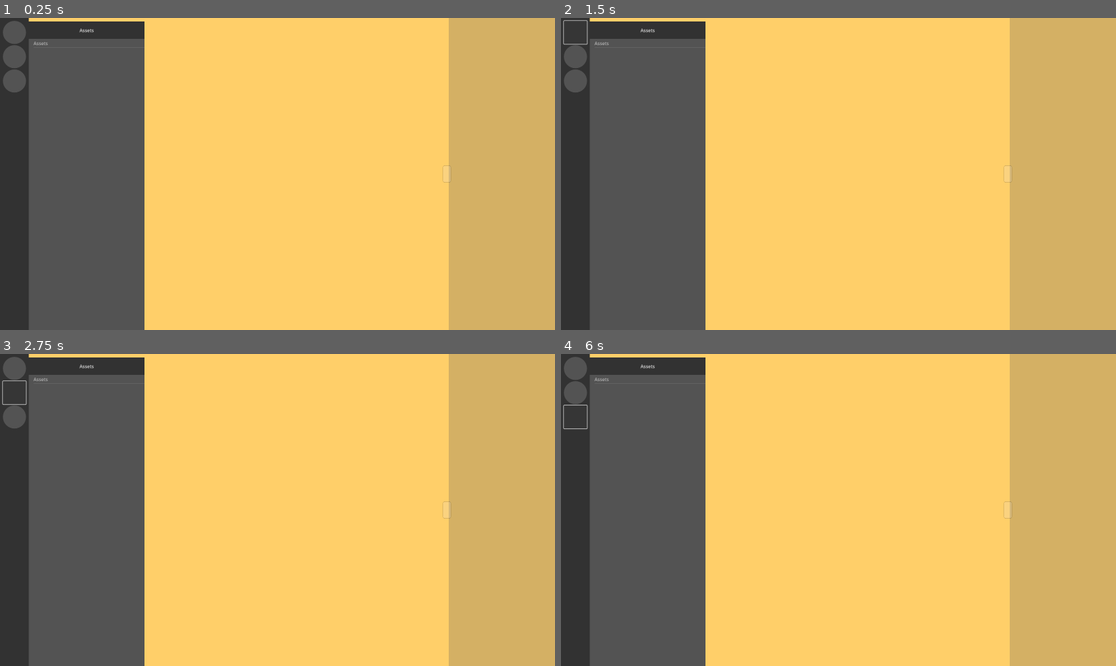
Above: before the commit, frames 1-4 (two rows, left to right).
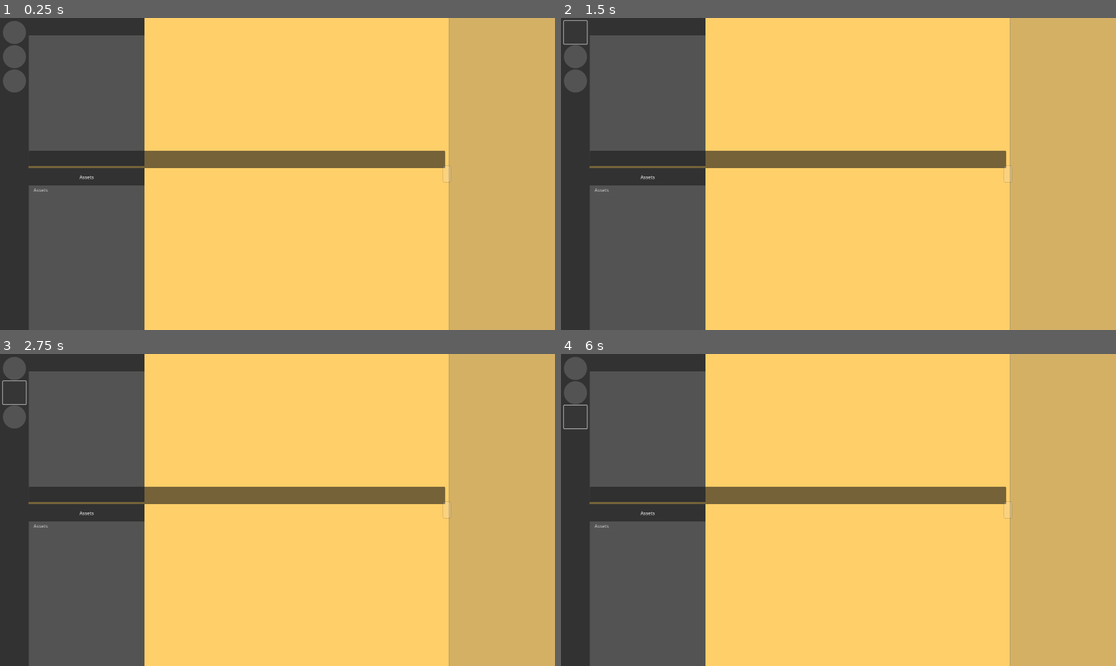
Above: after the commit, the same moments.

Repository: hunsri/3DAM
Game: Godot game, scene res://scenes/context_scenes/ServerViewUI.tscn
The game is run twice, just before and just after one commit, with the same random seed, the same clock (stepped at 60 frames per second) and the same inputs. This scene is started directly instead of the project's main scene.
Inputs (mouse positions are in pixels of both pictures, inside the frame that each line leads up to):
- Up to frame 1 (0.25 s): no input
- Up to frame 2 (1.5 s): click "Assets" at 0.5 s; click (577, 33) at 1.25 s
- Up to frame 3 (2.75 s): click (16, 391) at 2 s
- Up to frame 4 (6 s): click (577, 416) at 2.75 s; click "Assets" at 3.5 s; click (577, 369) at 4.25 s; click (577, 391) at 5 s; click (577, 416) at 5.75 s

The runs differ from the first frame. In frame 1, 6.0% of the frame differs, in the area x 5-81%, y 0-100%; in frame 2, 6.0%; in frame 3, 6.0%; in frame 4, 6.0%.

Commit message:
prepares server exchange bar

Diff:
--- a/scenes/subscenes/AssetInfoSidebar.tscn
+++ b/scenes/subscenes/AssetInfoSidebar.tscn
@@ -83,5 +83,12 @@
 
 [node name="Camera3D" type="Camera3D" parent="Panel/SubViewportContainer/SubViewport/SpringArm3D"]
 
+[node name="VSeparator" type="VSeparator" parent="."]
+layout_mode = 1
+anchors_preset = 9
+anchor_bottom = 1.0
+offset_right = 4.0
+grow_vertical = 2
+
 [connection signal="mouse_entered" from="Panel/SubViewportContainer" to="Panel/SubViewportContainer/SubViewport/SpawnPoint" method="_on_sub_viewport_container_mouse_entered"]
 [connection signal="mouse_exited" from="Panel/SubViewportContainer" to="Panel/SubViewportContainer/SubViewport/SpawnPoint" method="_on_sub_viewport_container_mouse_exited"]
--- /dev/null
+++ b/scenes/subscenes/CategorySelector.tscn
@@ -0,0 +1,73 @@
+[gd_scene load_steps=6 format=3 uid="uid://dvb1345451o5v"]
+
+[ext_resource type="Theme" uid="uid://koi0noce4p5b" path="res://themes/GUI_Base_Theme.tres" id="2_3gexa"]
+
+[sub_resource type="StyleBoxEmpty" id="StyleBoxEmpty_u6ws4"]
+
+[sub_resource type="StyleBoxEmpty" id="StyleBoxEmpty_ko0af"]
+
+[sub_resource type="StyleBoxEmpty" id="StyleBoxEmpty_ffvq7"]
+
+[sub_resource type="StyleBoxEmpty" id="StyleBoxEmpty_nae47"]
+
+[node name="CategorySelector" type="Control"]
+layout_mode = 3
+anchors_preset = 9
+anchor_bottom = 1.0
+offset_right = 500.0
+grow_horizontal = 2
+grow_vertical = 2
+
+[node name="CategorySidePanel" type="Panel" parent="."]
+custom_minimum_size = Vector2(100, 0)
+layout_mode = 1
+anchors_preset = 9
+anchor_bottom = 1.0
+offset_left = 100.0
+offset_right = 500.0
+grow_vertical = 2
+theme = ExtResource("2_3gexa")
+theme_type_variation = &"DirectorySidebar"
+
+[node name="CategoryHeader" type="Panel" parent="CategorySidePanel"]
+layout_mode = 0
+offset_right = 400.0
+offset_bottom = 60.0
+theme = ExtResource("2_3gexa")
+theme_type_variation = &"DirLocHeader"
+
+[node name="ServerName" type="Button" parent="CategorySidePanel/CategoryHeader"]
+unique_name_in_owner = true
+clip_contents = true
+layout_mode = 1
+anchors_preset = 8
+anchor_left = 0.5
+anchor_top = 0.5
+anchor_right = 0.5
+anchor_bottom = 0.5
+offset_left = -195.0
+offset_top = -11.5
+offset_right = 195.0
+offset_bottom = 11.5
+grow_horizontal = 2
+grow_vertical = 2
+theme_override_styles/normal = SubResource("StyleBoxEmpty_u6ws4")
+theme_override_styles/pressed = SubResource("StyleBoxEmpty_ko0af")
+theme_override_styles/disabled = SubResource("StyleBoxEmpty_ffvq7")
+theme_override_styles/focus = SubResource("StyleBoxEmpty_nae47")
+disabled = true
+text_overrun_behavior = 3
+clip_text = true
+
+[node name="CategoryTree" type="Tree" parent="CategorySidePanel"]
+unique_name_in_owner = true
+layout_mode = 1
+anchors_preset = -1
+anchor_bottom = 1.0
+offset_top = 60.0
+offset_right = 400.0
+grow_vertical = 2
+focus_mode = 0
+theme = ExtResource("2_3gexa")
+theme_type_variation = &"DirectorySidebar"
+metadata/_edit_use_anchors_ = true
--- a/scenes/subscenes/ServerAssetView2D.tscn
+++ b/scenes/subscenes/ServerAssetView2D.tscn
@@ -1,8 +1,11 @@
-[gd_scene load_steps=5 format=3 uid="uid://6105aqmty783"]
+[gd_scene load_steps=7 format=3 uid="uid://6105aqmty783"]
 
 [ext_resource type="Script" uid="uid://cgj5l2rao6e22" path="res://scripts/AssetExplorerHandler.gd" id="1_p8e36"]
 [ext_resource type="PackedScene" uid="uid://16s375yxtc82" path="res://scenes/subscenes/DirectorySelector.tscn" id="2_c23qk"]
 [ext_resource type="PackedScene" uid="uid://cd5a0p23y433v" path="res://scenes/subscenes/AssetInfoSidebar.tscn" id="2_idkyg"]
+[ext_resource type="PackedScene" uid="uid://dvb1345451o5v" path="res://scenes/subscenes/CategorySelector.tscn" id="2_uw5gw"]
+
+[sub_resource type="StyleBoxEmpty" id="StyleBoxEmpty_c23qk"]
 
 [sub_resource type="StyleBoxEmpty" id="StyleBoxEmpty_idkyg"]
 
@@ -32,6 +35,10 @@
 
 [node name="VSplitContainer" type="VSplitContainer" parent="HSplitContainer"]
 layout_mode = 2
+theme_override_constants/separation = 0
+theme_override_styles/split_bar_background = SubResource("StyleBoxEmpty_c23qk")
+split_offset = 512
+drag_area_highlight_in_editor = true
 metadata/_edit_use_anchors_ = true
 
 [node name="Server" type="Control" parent="HSplitContainer/VSplitContainer"]
@@ -48,6 +55,23 @@
 
 [node name="VBoxContainer" type="VBoxContainer" parent="HSplitContainer/VSplitContainer/Server/ScrollContainerServer"]
 layout_mode = 2
+
+[node name="CategorySelector" parent="HSplitContainer/VSplitContainer/Server" instance=ExtResource("2_uw5gw")]
+layout_mode = 1
+offset_left = -500.0
+offset_right = 0.0
+
+[node name="ServerExchangeBar" type="Panel" parent="HSplitContainer/VSplitContainer/Server"]
+layout_mode = 1
+anchors_preset = 12
+anchor_top = 1.0
+anchor_right = 1.0
+anchor_bottom = 1.0
+offset_left = -400.0
+offset_top = -52.0
+offset_bottom = 8.0
+grow_horizontal = 2
+grow_vertical = 0
 
 [node name="Local" type="Control" parent="HSplitContainer/VSplitContainer"]
 layout_mode = 2
